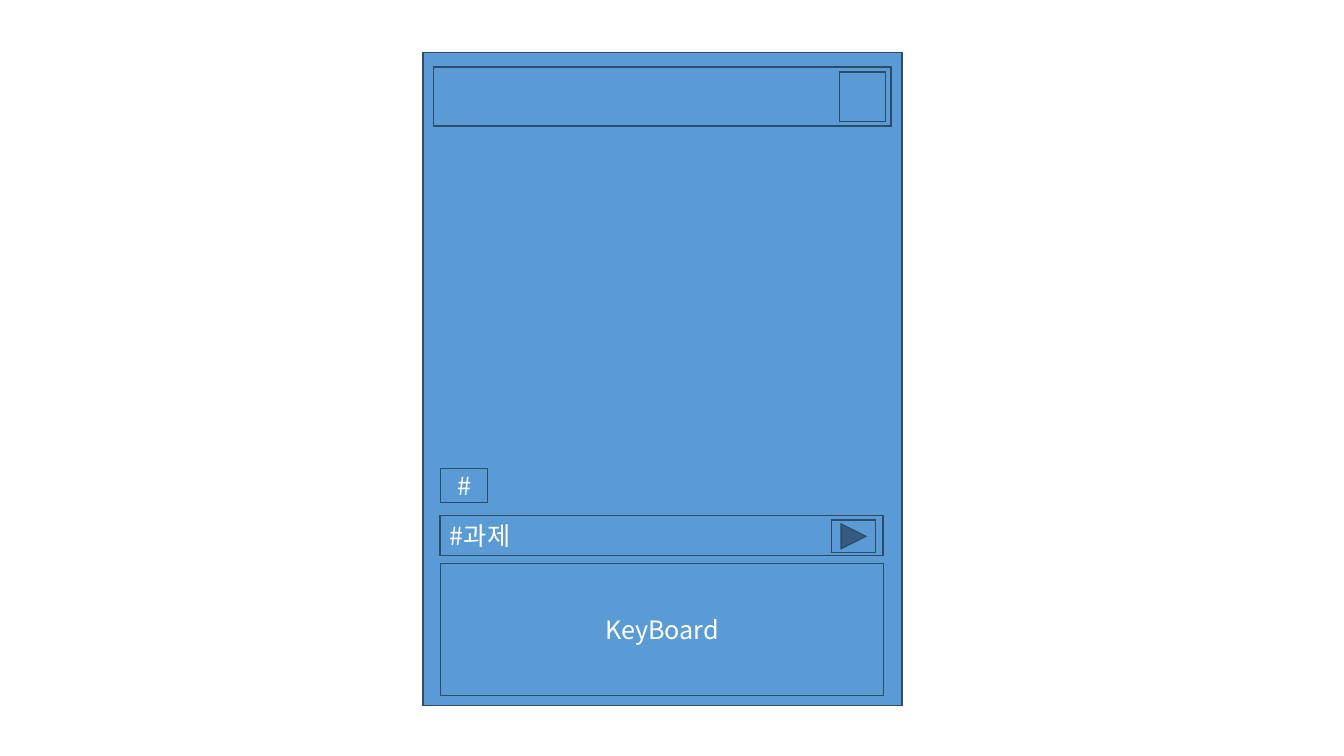
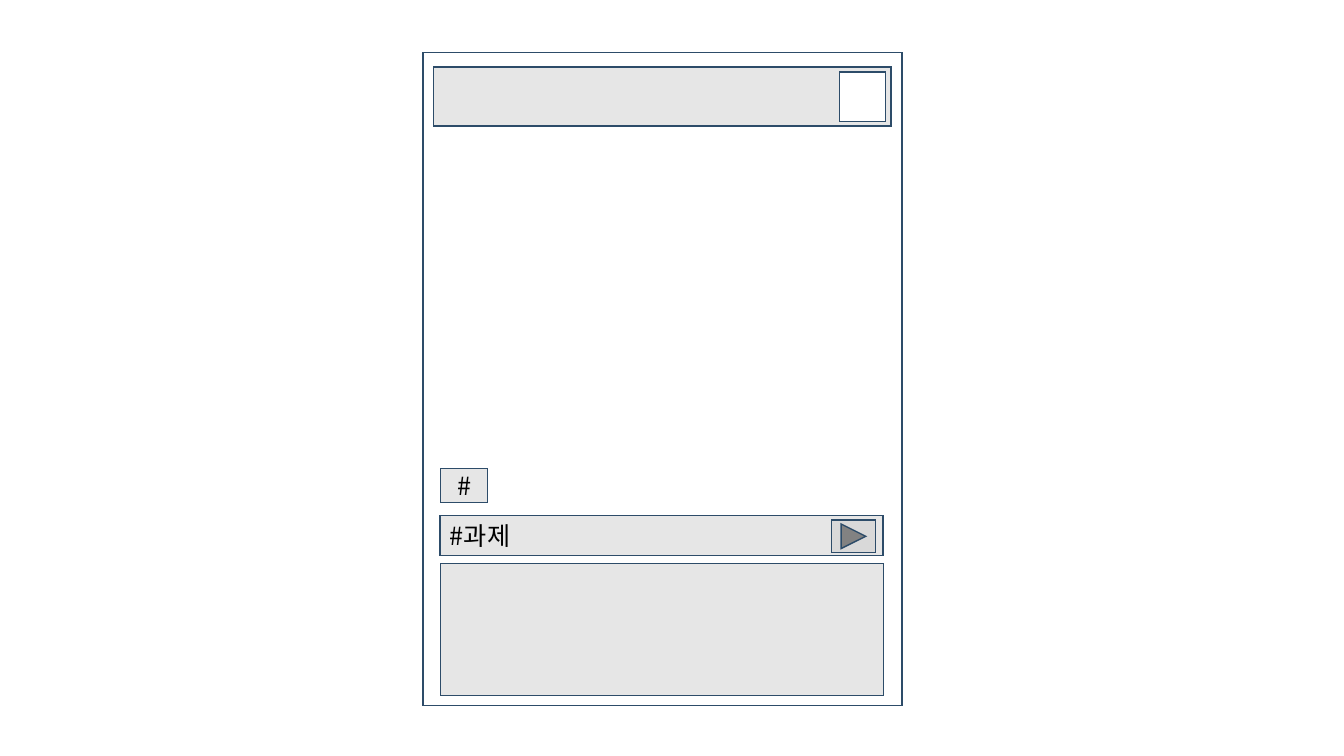
Before and after one commit to bluesky0960/KookMiNi, a slide deck: slide 10 of 오픈소스 기획서ver.1.pptx. Drawn at 1344x756 pixels with LibreOffice and Linux fonts; fonts in the diff are those of the drawing. Boxes give left, top, right and bottom in pixels: in the first picture for what was removed or moved away, otherwise in the second. Text is boxed around its words. In the diff, an @@ line names an element or a change of style, - is before the commit and + after.

```diff
--- a/오픈소스 기획서ver.1.pptx
+++ b/오픈소스 기획서ver.1.pptx
@@ rectangle at [423, 52, 902, 706]: fill #5B9BD5 to #FFFFFF @@
@@ rectangle at [434, 68, 891, 126]: fill #5B9BD5 to #E6E6E6 @@
@@ rectangle at [840, 72, 886, 121]: fill #5B9BD5 to #FFFFFF @@
@@ rectangle "#" at [441, 469, 488, 503]: text colour #FFFFFF to #000000; fill #5B9BD5 to #E6E6E6 @@
@@ rectangle "#과제" at [440, 516, 883, 557]: text colour #FFFFFF to #000000; fill #5B9BD5 to #E6E6E6 @@
@@ action button forward next at [832, 520, 875, 554]: fill #5B9BD5 to #D9D9D9 @@
@@ rectangle at [441, 564, 884, 696]: fill #5B9BD5 to #E6E6E6 @@
@@ text in rectangle at [605, 619, 719, 645]: text removed @@
-KeyBoard
```
Also in this commit, not shown: 4 other slides changed, 1 slide added, 2 other files.
